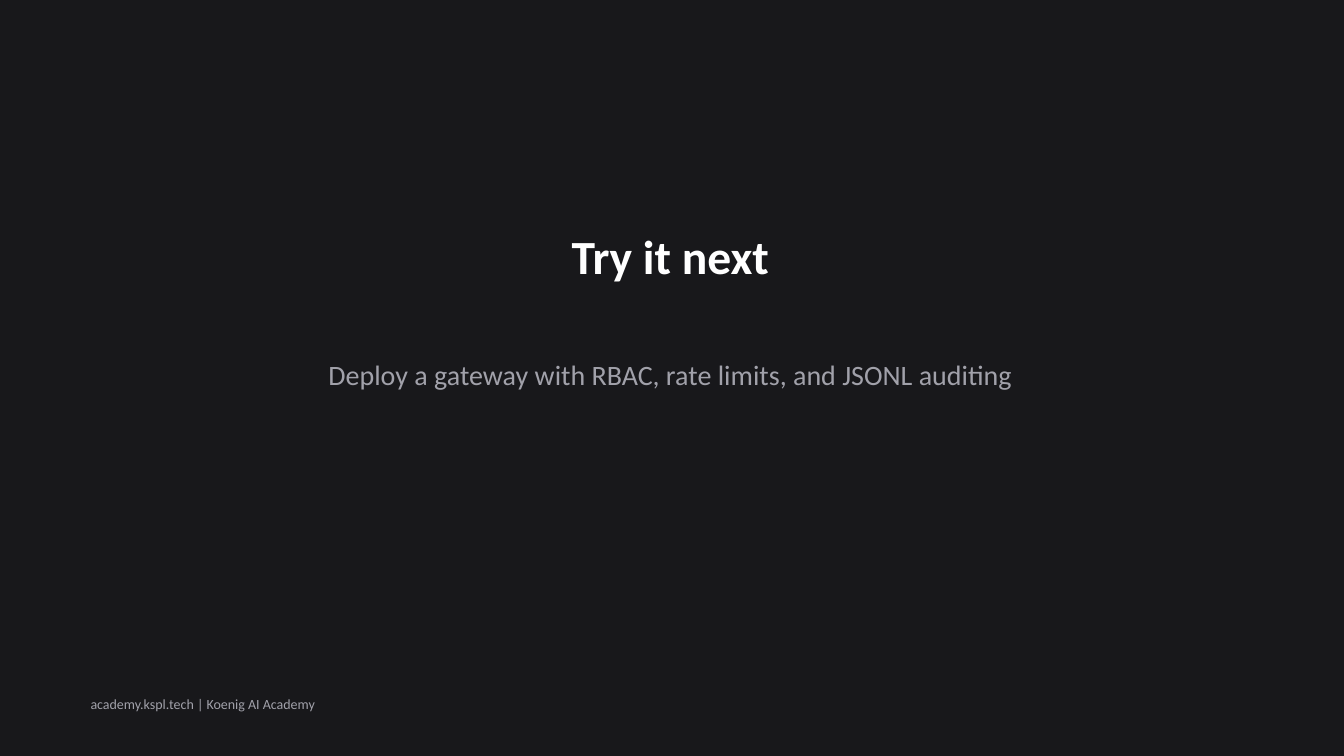
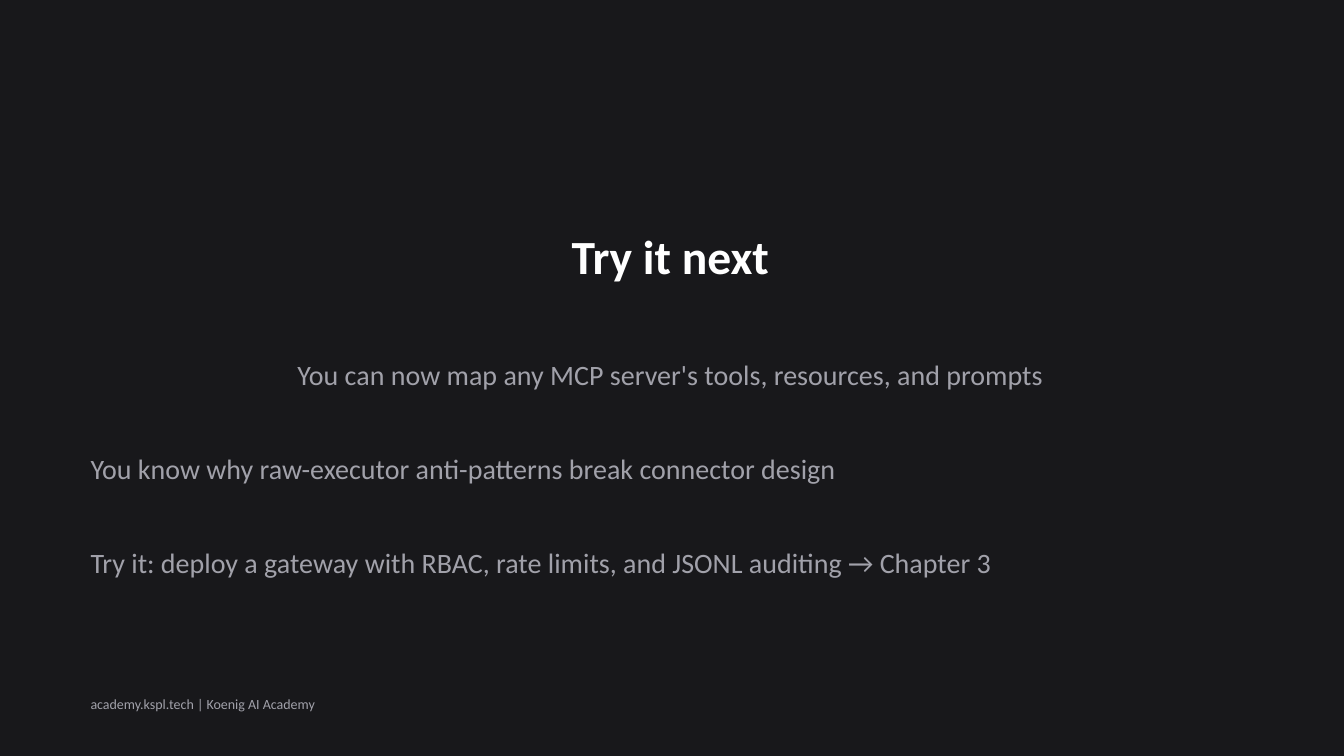
Before and after one commit to Koenig-Solutions-Private-Limited/koenig-ai-org, a slide deck: slide 7 of vault/courses/claude-tool-use-from-zero/ch02-slides.pptx. Drawn at 1344x756 pixels with LibreOffice and Linux fonts; fonts in the diff are those of the drawing. Boxes give left, top, right and bottom in pixels: in the first picture for what was removed or moved away, otherwise in the second. Text is boxed around its words. In the diff, an @@ line names an element or a change of style, - is before the commit and + after.

```diff
--- a/vault/courses/claude-tool-use-from-zero/ch02-slides.pptx
+++ b/vault/courses/claude-tool-use-from-zero/ch02-slides.pptx
@@ text at bbox=[297, 365, 1042, 390]: text changed @@
-Deploy a gateway with RBAC, rate limits, and JSONL auditing
+You can now map any MCP server's tools, resources, and prompts
@@ text added at bbox=[91, 459, 835, 484], 20 pt, text #A1A1AA @@
+You know why raw-executor anti-patterns break connector design
@@ text added at bbox=[91, 553, 991, 578], 20 pt, text #A1A1AA @@
+Try it: deploy a gateway with RBAC, rate limits, and JSONL auditing → Chapter 3
```
Also in this commit, not shown: 2 other slides changed, 3 slides added, 3 slides removed.
